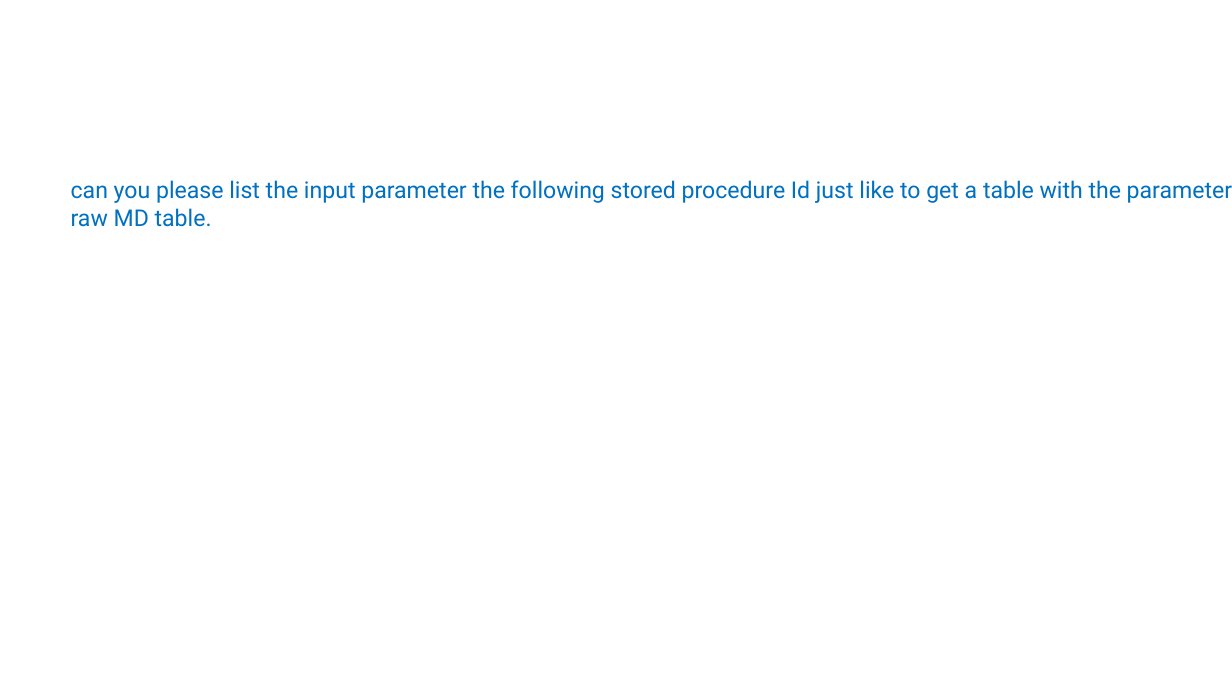
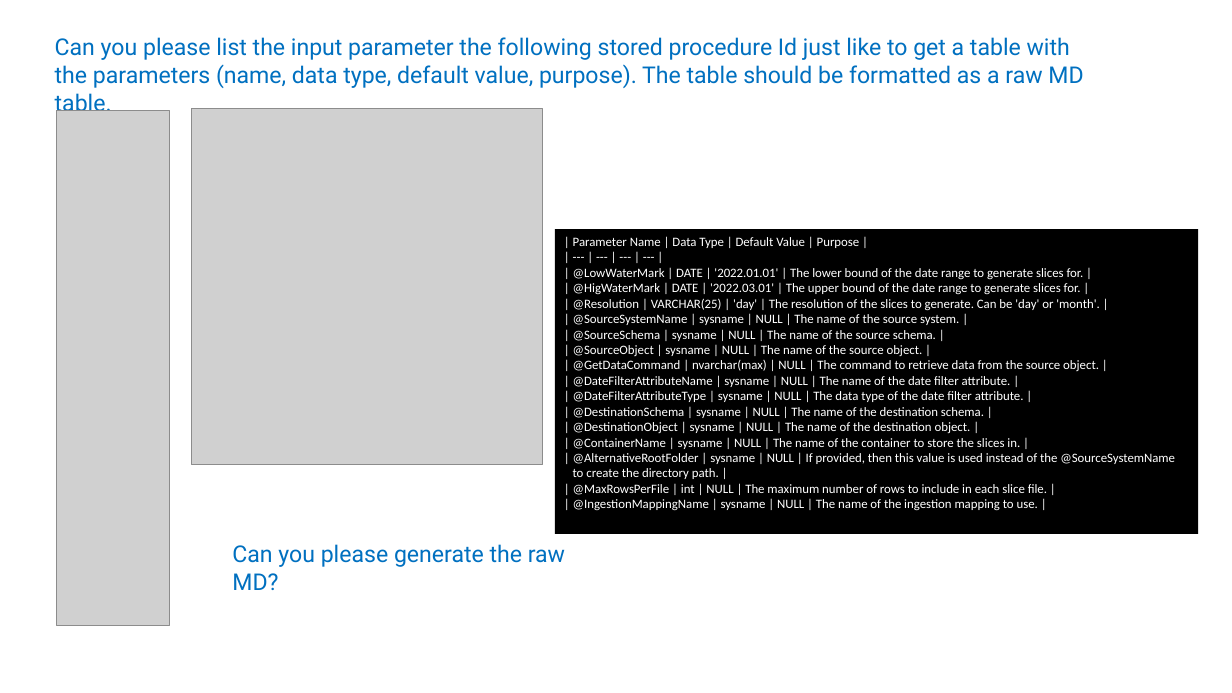
Before and after one commit to meinradweiss/SwissArmyKnife, a slide deck: slide 10 of docs/ADF_SynapsePipelines/PPT/SlicedDataMigrationToolbox.pptx. Drawn at 1232x693 pixels with LibreOffice and Linux fonts; fonts in the diff are those of the drawing; grey boxes stand for pictures. Boxes give left, top, right and bottom in pixels: in the first picture for what was removed or moved away, otherwise in the second. Text is boxed around its words. In the diff, an @@ line names an element or a change of style, - is before the commit and + after.

Commit message:
Made [DestinationSchema] an optional parameter (ADX) and updated documentation.

```diff
--- a/docs/ADF_SynapsePipelines/PPT/SlicedDataMigrationToolbox.pptx
+++ b/docs/ADF_SynapsePipelines/PPT/SlicedDataMigrationToolbox.pptx
@@ text at (55,37,1083,88): text changed @@
-can you please list the input parameter the following stored procedure Id just like to get a table with the parameters (name, data type, default value, purpose). The table should be formatted as an raw MD table.
+Can you please list the input parameter the following stored procedure Id just like to get a table with the parameters (name, data type, default value, purpose). The table should be formatted as a raw MD table.
@@ picture added at (57,110,169,626) @@
@@ picture added at (191,108,543,464) @@
@@ rectangle added at (555,229,1198,534), fill #000000, 10 pt, text #FFFFFF @@
+| Parameter Name | Data Type | Default Value | Purpose |
+| --- | --- | --- | --- |
+| @LowWaterMark | DATE | '2022.01.01' | The lower bound of the date range to generate slices for. |
+| @HigWaterMark | DATE | '2022.03.01' | The upper bound of the date range to generate slices for. |
+| @Resolution | VARCHAR(25) | 'day' | The resolution of the slices to generate. Can be 'day' or 'month'. |
+| @SourceSystemName | sysname | NULL | The name of the source system. |
+| @SourceSchema | sysname | NULL | The name of the source schema. |
+| @SourceObject | sysname | NULL | The name of the source object. |
+| @GetDataCommand | nvarchar(max) | NULL | The command to retrieve data from the source object. |
+| @DateFilterAttributeName | sysname | NULL | The name of the date filter attribute. |
+| @DateFilterAttributeType | sysname | NULL | The data type of the date filter attribute. |
+| @DestinationSchema | sysname | NULL | The name of the destination schema. |
+| @DestinationObject | sysname | NULL | The name of the destination object. |
+| @ContainerName | sysname | NULL | The name of the container to store the slices in. |
+| @AlternativeRootFolder | sysname | NULL | If provided, then this value is used instead of the @SourceSystemName
+to create the directory path. |
+| @MaxRowsPerFile | int | NULL | The maximum number of rows to include in each slice file. |
+| @IngestionMappingName | sysname | NULL | The name of the ingestion mapping to use. |
@@ text added at (232,544,565,590), 18 pt, text #0070C0 @@
+Can you please generate the raw MD?
```
Also in this commit, not shown: 4 other files.
